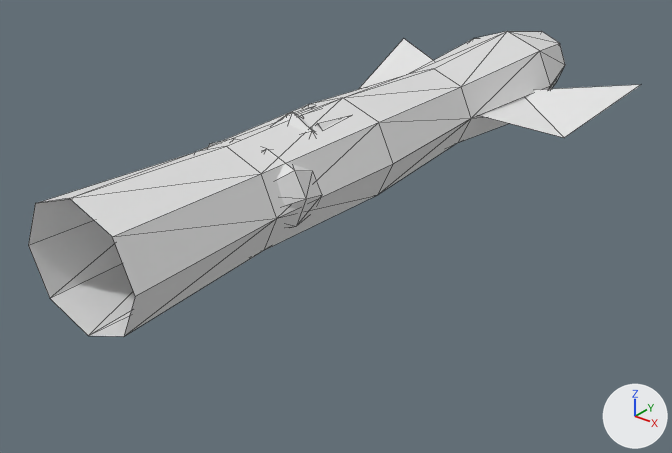
What one commit did to the glTF model public/models/lineage_assets.glb.
Before and after are seen from a 50 mm lens placed at (2.01, -1.36, 1.26), pointed at (-0.01, 1.17, -0.31). The axes (+X, +Y, +Z) are drawn at lower right. The lights are the same throughout. The picture after the commit comes second. Mesh edges are drawn as thin lines.

The first picture shows 'torso_neanderthal', 'totem_hearth' and 2 more.
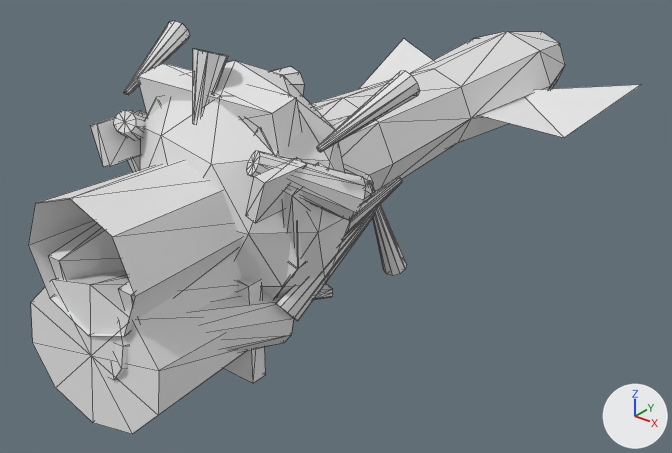
Changed parts and their boxes [x1, y1, x2, y2] in the pictures (672 x 453 px):
'skull_neanderthal', added
    after: [114, 21, 420, 298]
'pack_worker', added
    after: [31, 223, 266, 434]
'crest_denisovan', added
    after: [90, 67, 407, 295]
'quiver_hunter', added
    after: [111, 284, 333, 380]
'helm_human', added (mostly hidden)
    after: [128, 101, 402, 321]
'torso_neanderthal', unchanged, covered by the edit
    before: [208, 139, 322, 227]

The change, as a diff of the scene's bpy script:
```diff
--- a/public/models/lineage_assets.glb.py
+++ b/public/models/lineage_assets.glb.py
@@ me_skull_neanderthal @@
+me_skull_neanderthal.from_pydata(...)  # 160 vertices, 292 faces; spans x -0.544..0.544, y 0.379..0.941, z -0.417..0.522
@@ me_quiver_hunter @@
+me_quiver_hunter.from_pydata(...)  # 142 vertices, 248 faces; spans x -0.06..0.317, y -0.013..0.794, z -0.425..-0.11
@@ me_pack_worker @@
+me_pack_worker.from_pydata(...)  # 112 vertices, 196 faces; spans x -0.295..0.295, y -0.026..0.707, z -0.52..0.063
@@ me_helm_human @@
+me_helm_human.from_pydata(...)  # 168 vertices, 304 faces; spans x -0.424..0.424, y 0.473..1.014, z -0.36..0.408
@@ me_crest_denisovan @@
+me_crest_denisovan.from_pydata(...)  # 148 vertices, 264 faces; spans x -0.416..0.416, y 0.37..1.062, z -0.36..0.4
@@ ob_skull_neanderthal @@
+ob_skull_neanderthal = bpy.data.objects.new('skull_neanderthal', me_skull_neanderthal)
+ob_skull_neanderthal.location = (0.0, 0.0, 0.0)
@@ ob_quiver_hunter @@
+ob_quiver_hunter = bpy.data.objects.new('quiver_hunter', me_quiver_hunter)
+ob_quiver_hunter.location = (0.0, 0.0, 0.0)
@@ ob_pack_worker @@
+ob_pack_worker = bpy.data.objects.new('pack_worker', me_pack_worker)
+ob_pack_worker.location = (0.0, 0.0, 0.0)
@@ ob_helm_human @@
+ob_helm_human = bpy.data.objects.new('helm_human', me_helm_human)
+ob_helm_human.location = (0.0, 0.0, 0.0)
@@ ob_crest_denisovan @@
+ob_crest_denisovan = bpy.data.objects.new('crest_denisovan', me_crest_denisovan)
+ob_crest_denisovan.location = (0.0, 0.0, 0.0)
```
